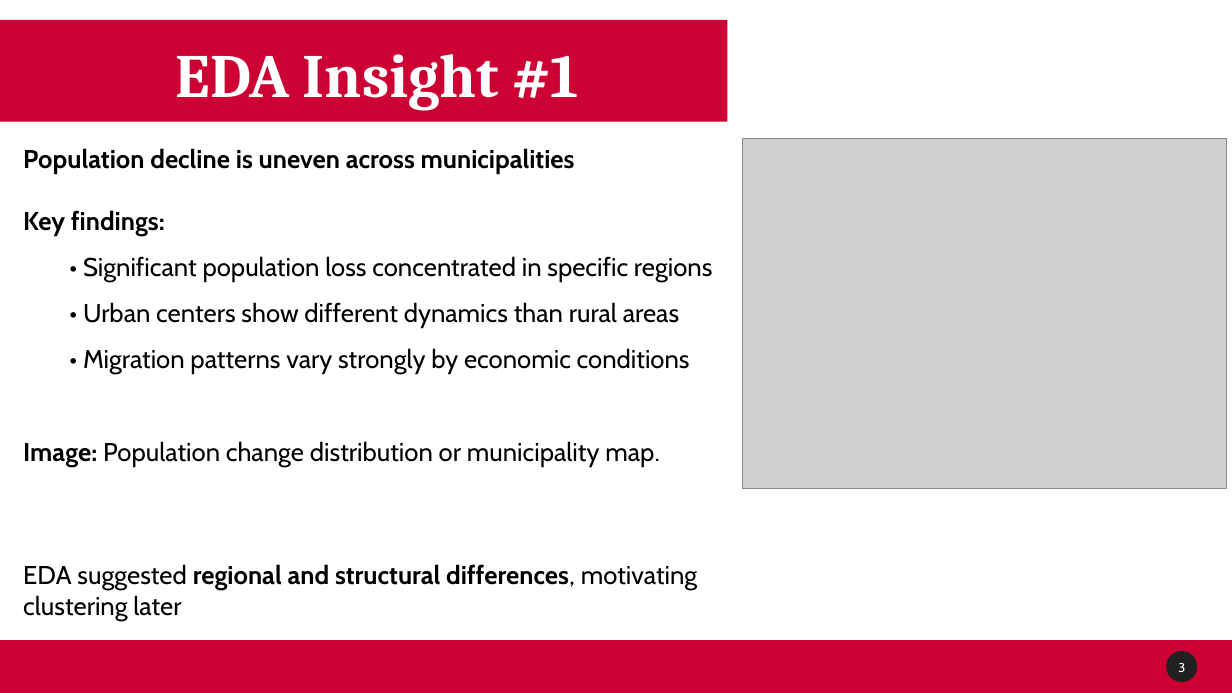
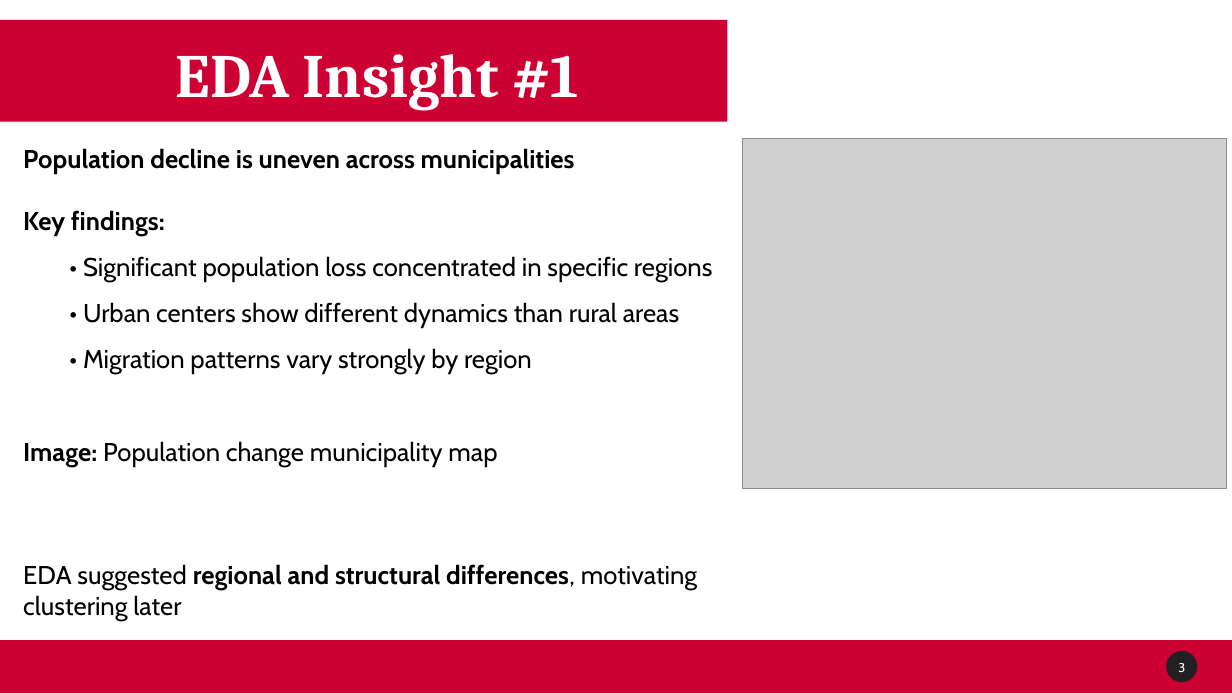
Before and after one commit to Venettov/CAPSTONE_DATA_SCIENCE_RIVERARUIZ, a slide deck: slide 4 of project_reports/CapstoneMidterm.pptx. Drawn at 1232x693 pixels with LibreOffice and Linux fonts; fonts in the diff are those of the drawing; grey boxes stand for pictures; background and template pictures are left out. Boxes give left, top, right and bottom in pixels: in the first picture for what was removed or moved away, otherwise in the second. Text is boxed around its words. In the diff, an @@ line names an element or a change of style, - is before the commit and + after.

```diff
--- a/project_reports/CapstoneMidterm.pptx
+++ b/project_reports/CapstoneMidterm.pptx
@@ text at box(23, 256, 712, 466): text changed @@
-  • Significant population loss concentrated in specific regions
-  • Urban centers show different dynamics than rural areas
-  • Migration patterns vary strongly by economic conditions
-Image: Population change distribution or municipality map.
+  • Significant population loss concentrated in specific regions
+  • Urban centers show different dynamics than rural areas
+  • Migration patterns vary strongly by region
+Image: Population change municipality map
```
Also in this commit, not shown: 7 other slides changed.
